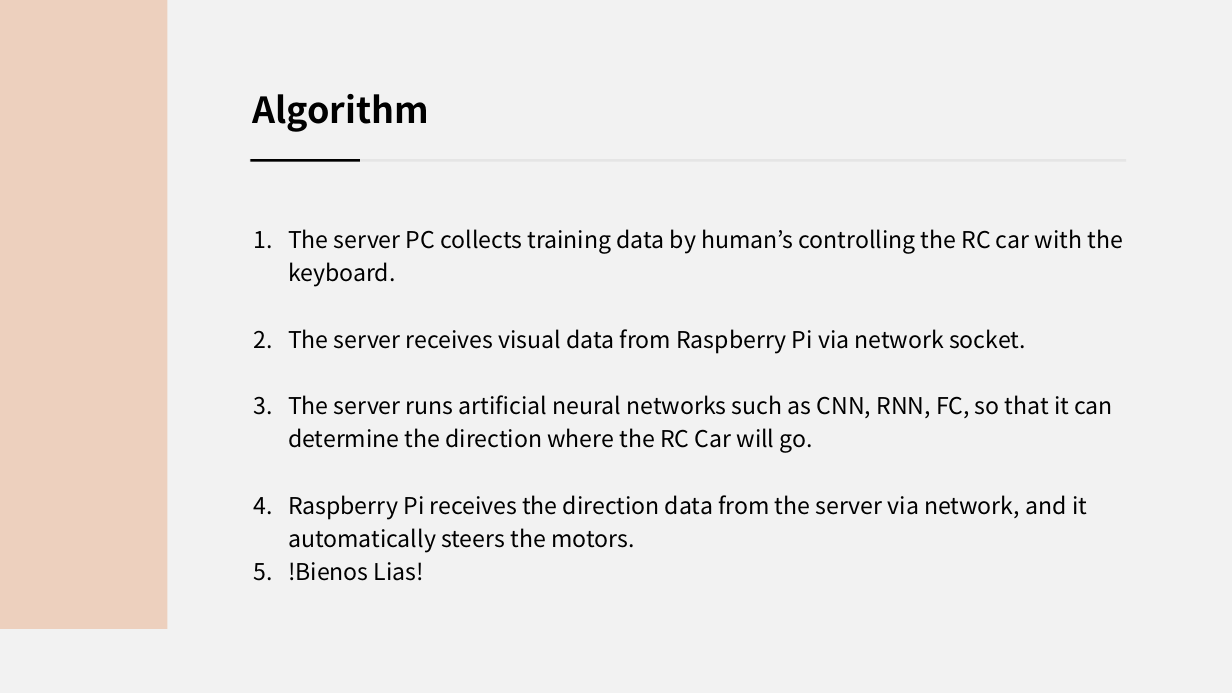
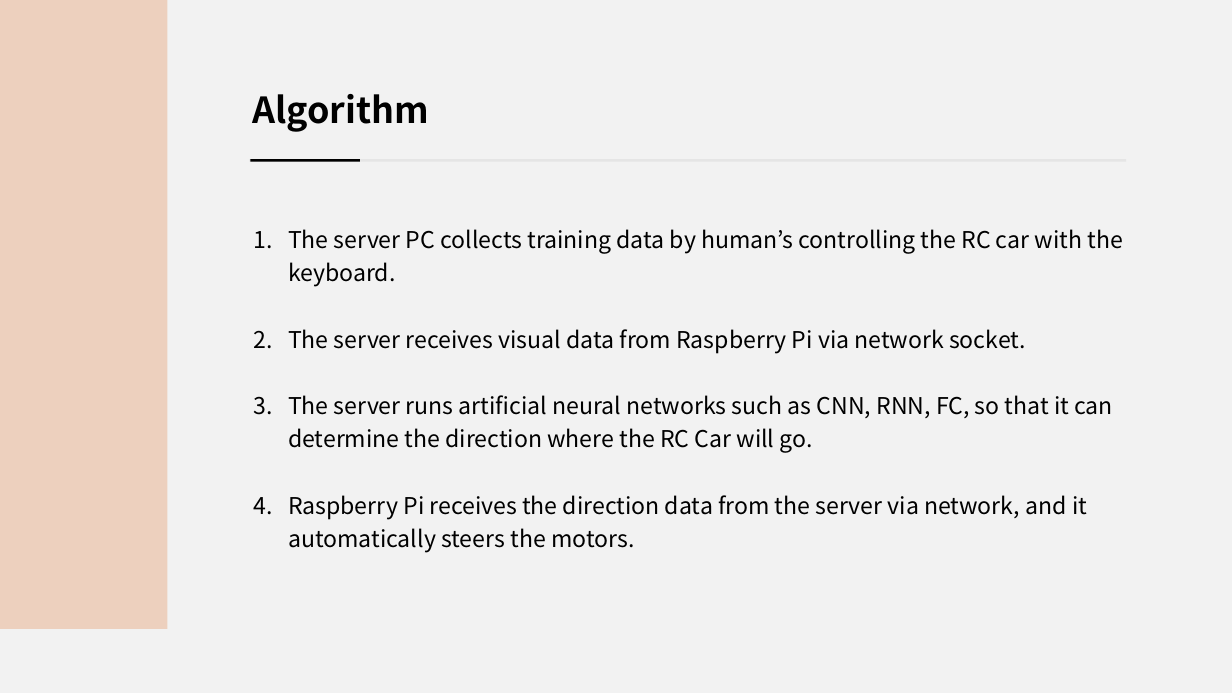
Before and after one commit to jsotouto/ICARUS, a slide deck: slide 15 of ICARUS 최종(일껄).pptx (slide 16 before the commit). Drawn at 1232x693 pixels with LibreOffice and Linux fonts; fonts in the diff are those of the drawing. Boxes give left, top, right and bottom in pixels: in the first picture for what was removed or moved away, otherwise in the second. Text is boxed around its words. In the diff, an @@ line names an element or a change of style, - is before the commit and + after.

```diff
--- a/ICARUS 최종(일껄).pptx
+++ b/ICARUS 최종(일껄).pptx
@@ text at bbox=[288, 562, 424, 581]: paragraph removed @@
-5. !Bienos Lias!
```
Also in this commit, not shown: 17 other slides changed, 2 slides added, 3 slides removed, 2 other files.
